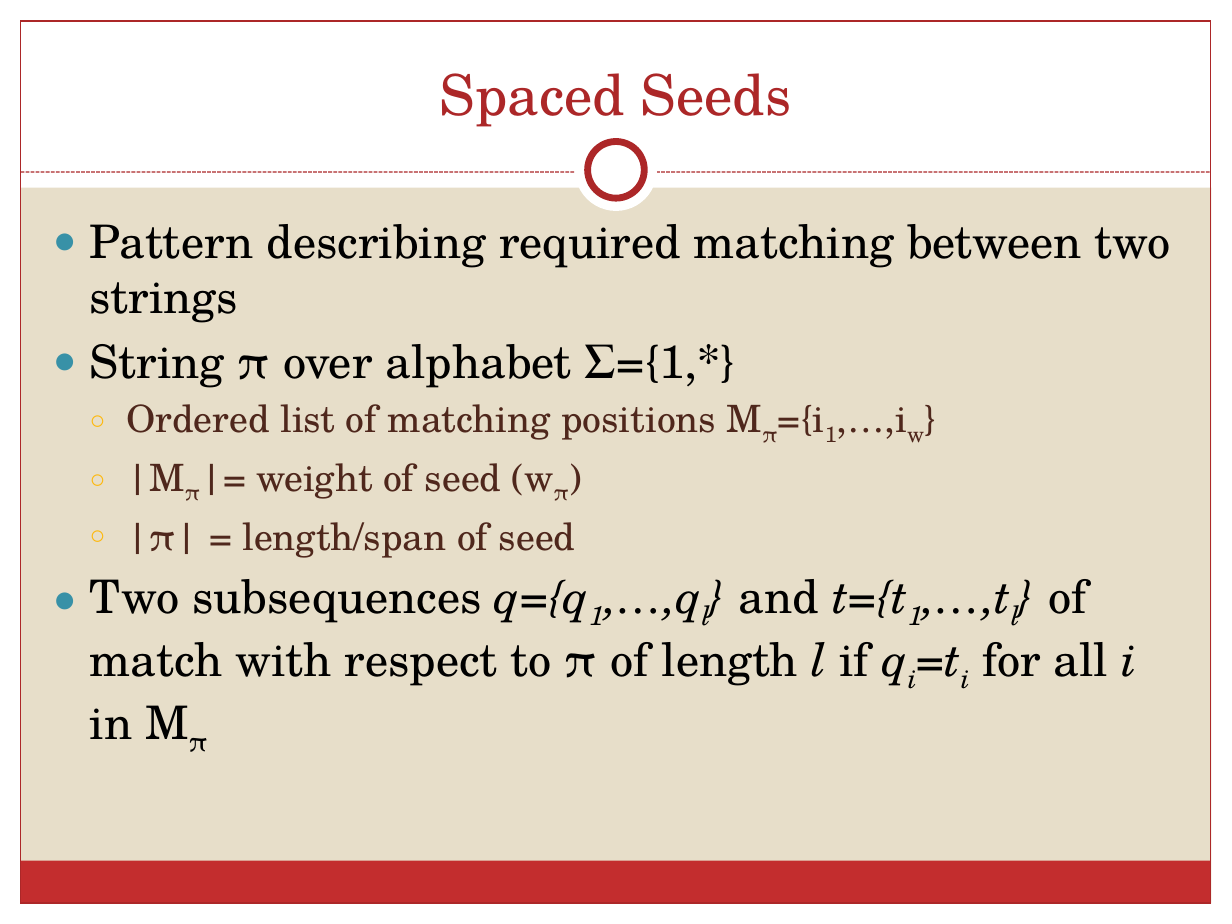
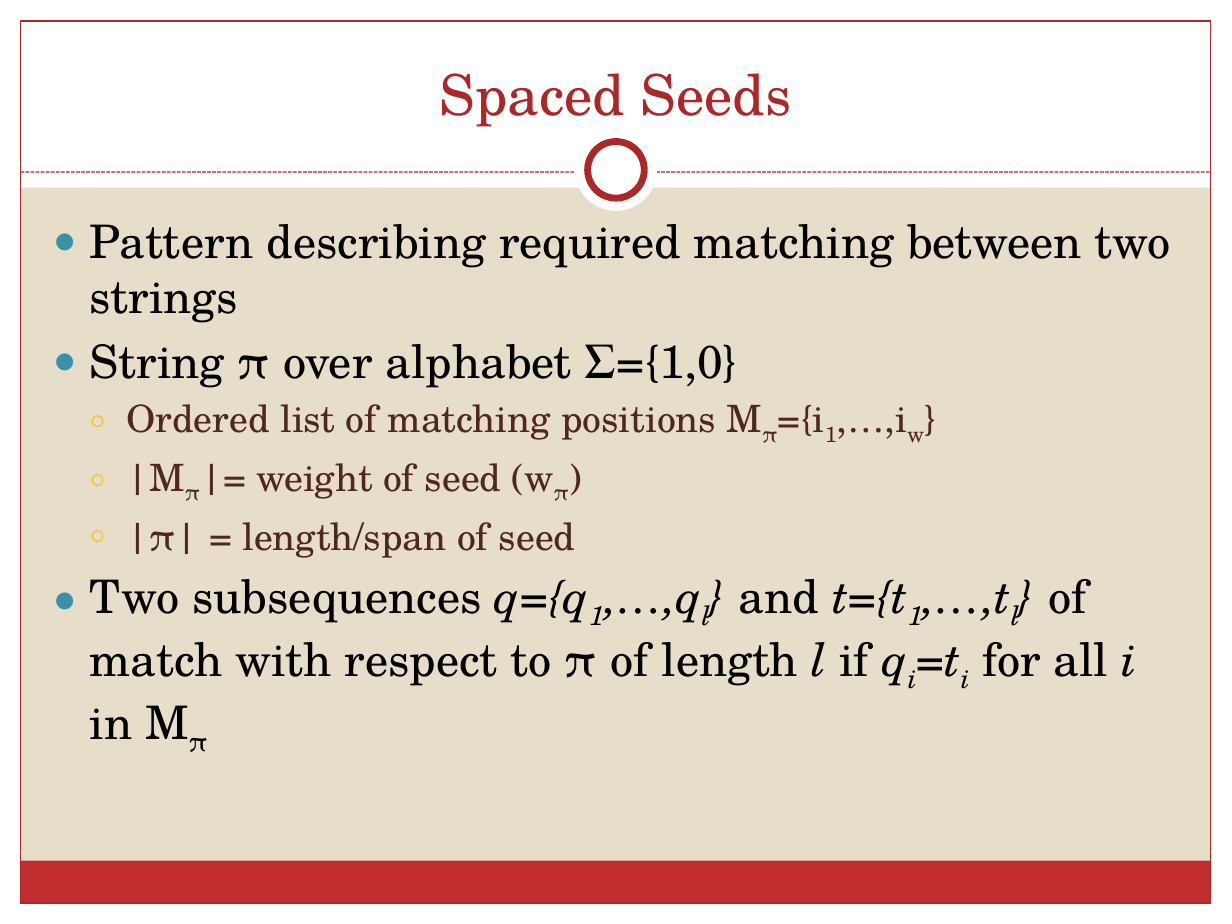
Before and after one commit to schaefce/proposal, a slide deck: slide 9 of SchaefferProposal.pptx (slide 8 before the commit). Drawn at 1232x924 pixels with LibreOffice and Linux fonts; fonts in the diff are those of the drawing. Boxes give left, top, right and bottom in pixels: in the first picture for what was removed or moved away, otherwise in the second. Text is boxed around its words. In the diff, an @@ line names an element or a change of style, - is before the commit and + after.

```diff
--- a/SchaefferProposal.pptx
+++ b/SchaefferProposal.pptx
@@ text at (90,344,738,388): text changed @@
-● String π over alphabet Σ={1,*}
+● String π over alphabet Σ={1,0}
```
Also in this commit, not shown: 9 other slides changed, 2 slides added, 10 other files.
